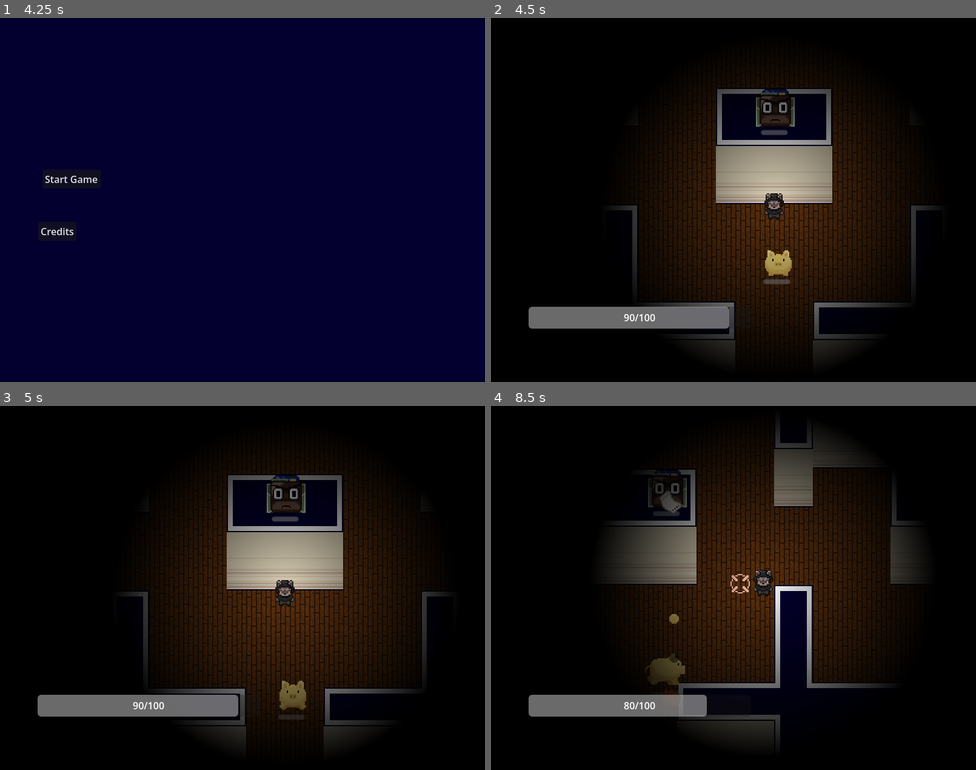
Above: before the commit, frames 1-4 (two rows, left to right).
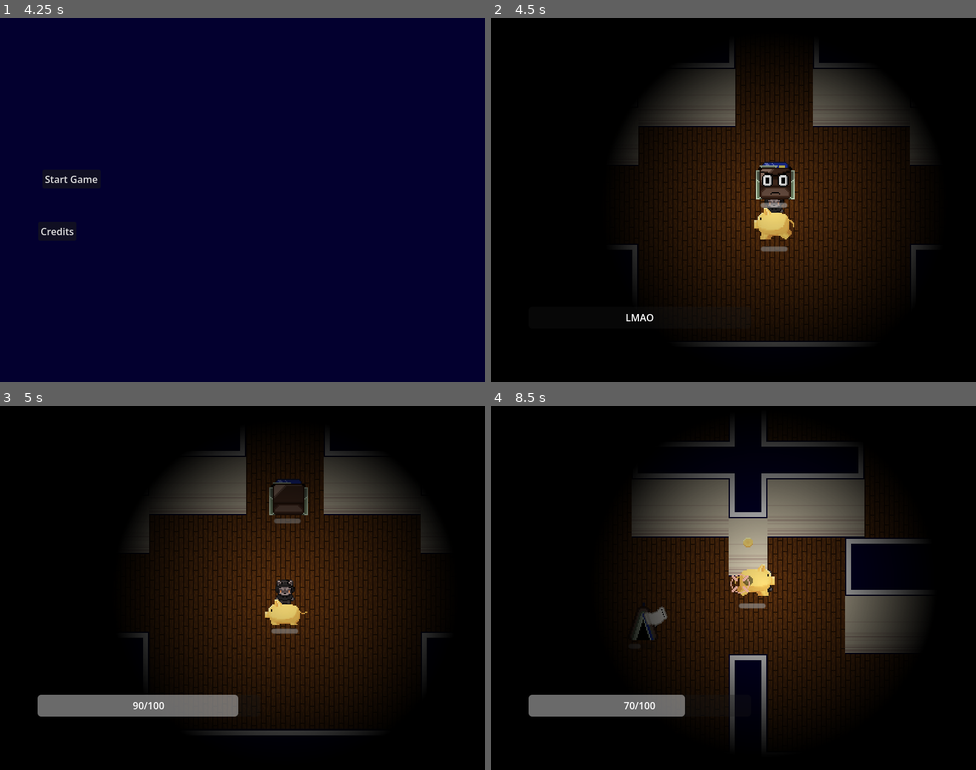
Above: after the commit, the same moments.

Repository: ygda-org/stock-strikers
Game: Godot game, scene res://main/startup_scene.tscn
The game is run twice, just before and just after one commit, with the same random seed, the same clock (stepped at 60 frames per second) and the same inputs.
Inputs (mouse positions are in pixels of both pictures, inside the frame that each line leads up to):
- Up to frame 1 (4.25 s): tap Enter (ui_accept) at 0.5, 0.77, 1.25, 1.52, 2.75, 3.02, 3.77 s; move the mouse to (349, 181) at 0.52 s; hold D (move_right) 0.53-1.28 s; tap Shift (dodge) at 0.6, 2.1, 3.6 s; move the mouse to (145, 218) at 1.27 s; hold S (move_down) 1.28-2.03 s; click (145, 218) at 1.35 s; move the mouse to (291, 119) at 2.02 s; hold D (move_right) 2.03-2.78 s; move the mouse to (218, 272) at 2.77 s; hold W (move_up) 2.78-3.53 s; click (218, 272) at 2.85 s; move the mouse to (388, 254) at 3.52 s; hold A (move_left) from 3.53 s (still down)
- Up to frame 2 (4.5 s): release A (move_left) at 4.25 s; click "Start Game" at 4.25 s
- Up to frame 3 (5 s): no input
- Up to frame 4 (8.5 s): move the mouse to (588, 533) at 5.02 s; hold A (move_left) 5.03-5.78 s; click (588, 533) at 5.1 s; tap Enter (ui_accept) at 5.27, 6.77, 7.52, 8.27 s; move the mouse to (757, 588) at 5.77 s; hold S (move_down) 5.78-6.53 s; tap Shift (dodge) at 5.85, 7.35 s; move the mouse to (660, 497) at 6.52 s; hold D (move_right) 6.53-7.28 s; click (660, 497) at 6.6 s; move the mouse to (840, 569) at 7.27 s; hold W (move_up) 7.28-8.03 s; move the mouse to (636, 606) at 8.02 s; hold D (move_right) from 8.03 s (still down); click (636, 606) at 8.1 s

Frame 1 is identical in both runs. In frame 2, 16% of the frame differs, in the area x 7-91%, y 9-93%; in frame 3, 14%; in frame 4, 24%, in the area x 25-89%, y 5-92%.

Commit message:
delete it all

Diff:
--- a/level/level.gd
+++ b/level/level.gd
@@ -34,19 +34,8 @@
 func _ready() -> void:
 	for room_file in DirAccess.get_files_at("res://level/rooms/room_for_real/"):
 		pool.append(load("res://level/rooms/room_for_real/" + room_file))
-	var start_state
 	if starting_room == null:
 		starting_room = pool.pick_random()
-	var c = 5
-	while c > 1:
-		c = 0
-		starting_room = pool.pick_random()
-		start_state = starting_room.get_state()
-		for i in range(start_state.get_node_property_count(0)):
-			if start_state.get_node_property_name(0,i) in "has_northhas_easthas_southhas_west":
-				c += 1
-	for i in range(start_state.get_node_property_count(0)):
-		print(start_state.get_node_property_name(0,i))
 	randomize()
 	generate()
 
